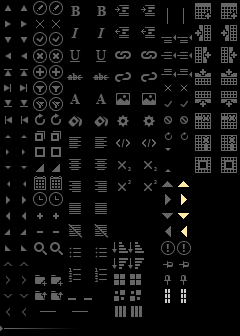
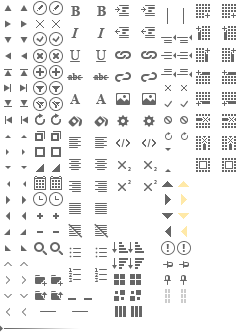
Layered file, before and after one edit (240x336). Changes by layer:
painted on "table hover" over [221, 3, 237, 173]
painted on "table" over [195, 3, 211, 173]
hid "background" over [0, 0, 240, 336]
